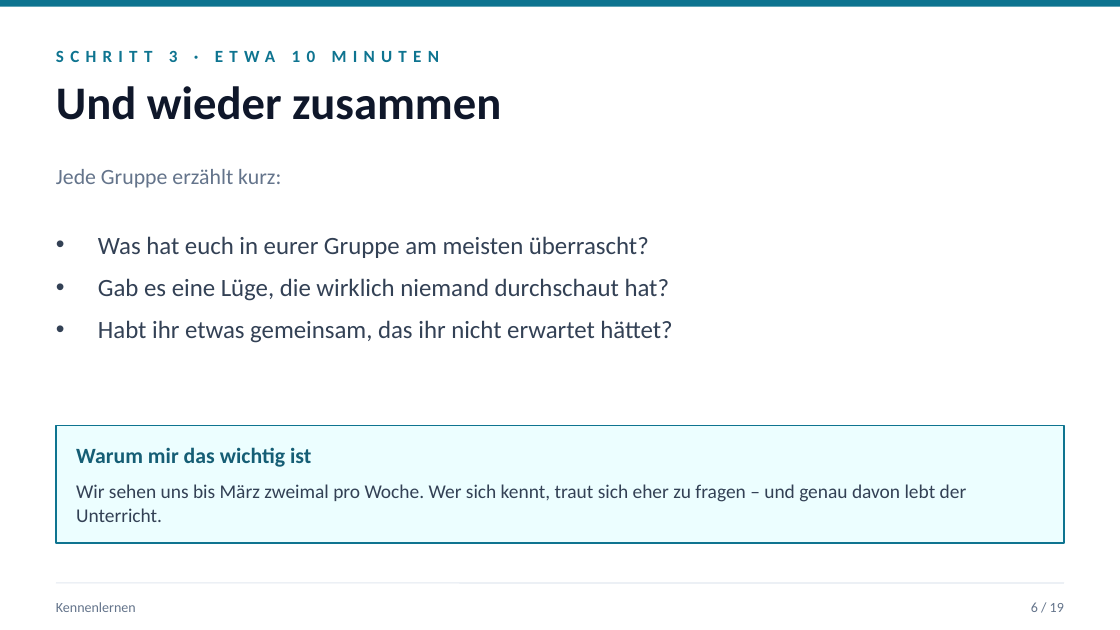
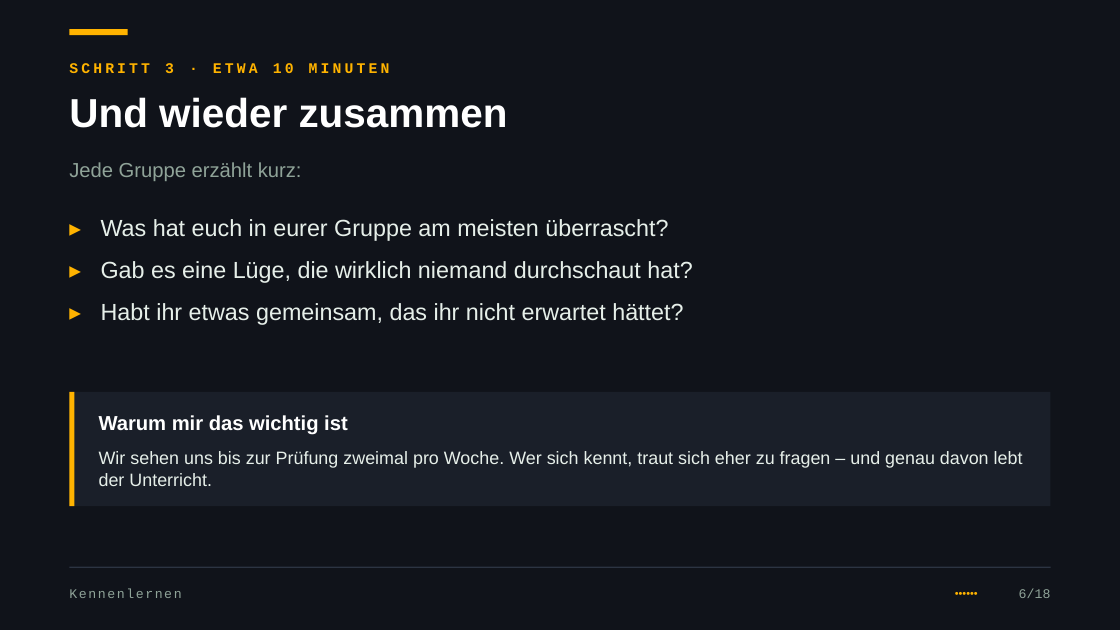
Before and after one commit to JacobMenge/kurs-unterlagen, a slide deck: slide 8 of folien/dist/00-orientierung.pptx. Drawn at 1120x630 pixels with LibreOffice and Linux fonts; fonts in the diff are those of the drawing. Boxes give left, top, right and bottom in pixels: in the first picture for what was removed or moved away, otherwise in the second. Text is boxed around its words. In the diff, an @@ line names an element or a change of style, - is before the commit and + after.

Commit message:
folien: dunkles design im terminal-look, themenfarben, kennzahlen und kapiteltrenner

```diff
--- a/folien/dist/00-orientierung.pptx
+++ b/folien/dist/00-orientierung.pptx
@@ background #FFFFFF to #10131A @@
@@ rectangle removed at bbox=[0, 0, 1120, 7] @@
@@ rectangle added at bbox=[69, 29, 128, 36], fill #FFB300 @@
@@ text "SCHRITT 3 · ETWA 10 ...": place and size @@
-text "SCHRITT 3 · ETWA 10 ..." at bbox=[56, 50, 439, 62]
+text "SCHRITT 3 · ETWA 10 ..." at bbox=[69, 63, 390, 73]
@@ text "SCHRITT 3 · ETWA 10 ..." at bbox=[69, 63, 390, 73]: size 11 to 9.5 pt, font Calibri to Courier New, text colour #0E7490 to #FFB300, letter spacing 4 to 2 pt @@
@@ text "Und wieder zusammen": place and size @@
-text "Und wieder zusammen" at bbox=[56, 86, 501, 120]
+text "Und wieder zusammen" at bbox=[69, 97, 508, 128]
@@ text "Und wieder zusammen" at bbox=[69, 97, 508, 128]: size 30 to 26 pt, font Calibri to Arial, text colour #0F172A to #FFFFFF @@
@@ text "Jede Gruppe erzählt kurz:": place and size @@
-text "Jede Gruppe erzählt kurz:" at bbox=[56, 169, 281, 188]
+text "Jede Gruppe erzählt kurz:" at bbox=[69, 162, 302, 181]
@@ text "Jede Gruppe erzählt kurz:" at bbox=[69, 162, 302, 181]: size 14 to 13 pt, font Calibri to Arial, text colour #64748B to #8FA398 @@
@@ text at bbox=[101, 219, 692, 325]: text changed; size 16 to 15 pt; font Calibri to Arial; text colour #334155 to #E6EFE9 @@
-• Was hat euch in eurer Gruppe am meisten überrascht?
-• Gab es eine Lüge, die wirklich niemand durchschaut hat?
-• Habt ihr etwas gemeinsam, das ihr nicht erwartet hättet?
+▸ Was hat euch in eurer Gruppe am meisten überrascht?
+▸ Gab es eine Lüge, die wirklich niemand durchschaut hat?
+▸ Habt ihr etwas gemeinsam, das ihr nicht erwartet hättet?
@@ rectangle: place and size @@
-rectangle at bbox=[56, 426, 1064, 543]
+rectangle at bbox=[69, 392, 1051, 506]
@@ rectangle at bbox=[69, 392, 1051, 506]: fill #ECFEFF to #1A1F29; outline #0E7490 1 pt to none @@
@@ rectangle added at bbox=[69, 392, 74, 506], fill #FFB300 @@
@@ text "Warum mir das wichtig ist": place and size @@
-text "Warum mir das wichtig ist" at bbox=[76, 447, 311, 467]
+text "Warum mir das wichtig ist" at bbox=[99, 415, 348, 435]
@@ text "Warum mir das wichtig ist" at bbox=[99, 415, 348, 435]: size 14 to 13 pt, font Calibri to Arial, text colour #155E75 to #FFFFFF @@
@@ text at bbox=[99, 451, 1023, 486]: text changed; size 12.5 to 11.5 pt; font Calibri to Arial; text colour #334155 to #E6EFE9 @@
-Wir sehen uns bis März zweimal pro Woche. Wer sich kennt, traut sich eher zu fragen – und genau davon lebt der Unterricht.
+Wir sehen uns bis zur Prüfung zweimal pro Woche. Wer sich kennt, traut sich eher zu fragen – und genau davon lebt der Unterricht.
@@ line moved from (56, 584) - (1064, 584) to (69, 568) - (1051, 568) @@
@@ line (69, 568) - (1051, 568): stroke #E2E8F0 0.75 pt to #2C3442 0.75 pt @@
@@ text "Kennenlernen": place and size @@
-text "Kennenlernen" at bbox=[56, 602, 136, 612]
+text "Kennenlernen" at bbox=[69, 588, 181, 598]
@@ text "Kennenlernen" at bbox=[69, 588, 181, 598]: size 9 to 8.5 pt, font Calibri to Courier New, text colour #64748B to #8FA398, letter spacing 0 to 1 pt @@
@@ text added at bbox=[698, 579, 978, 608], 7 pt, text #FFB300 @@
+••••••
@@ text at bbox=[1019, 588, 1051, 598]: text changed; size 9 to 8.5 pt; font Calibri to Courier New; text colour #64748B to #8FA398 @@
-6 / 19
+6/18
```
Also in this commit, not shown: 22 other slides changed, 11 other files.
